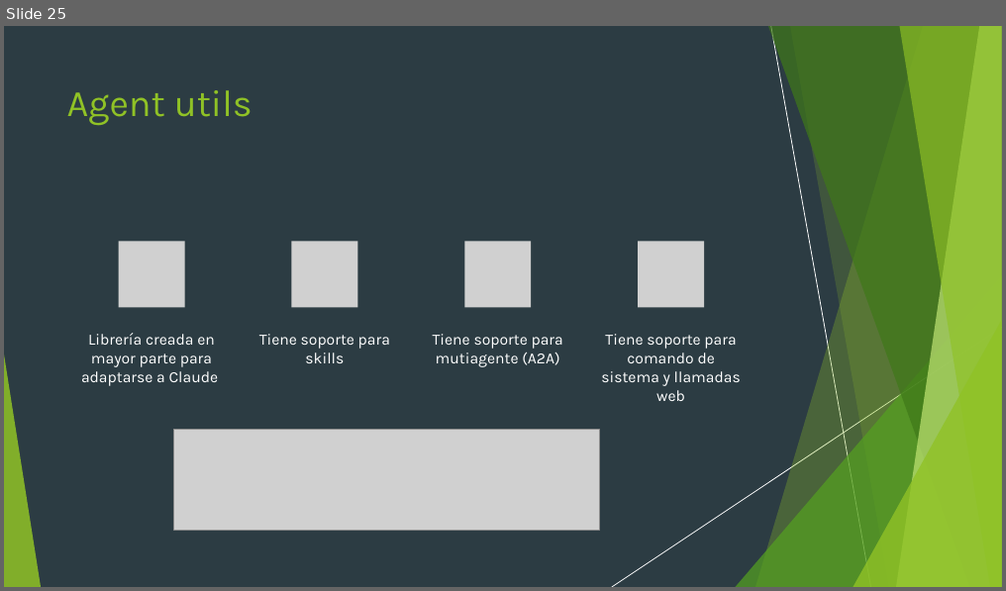
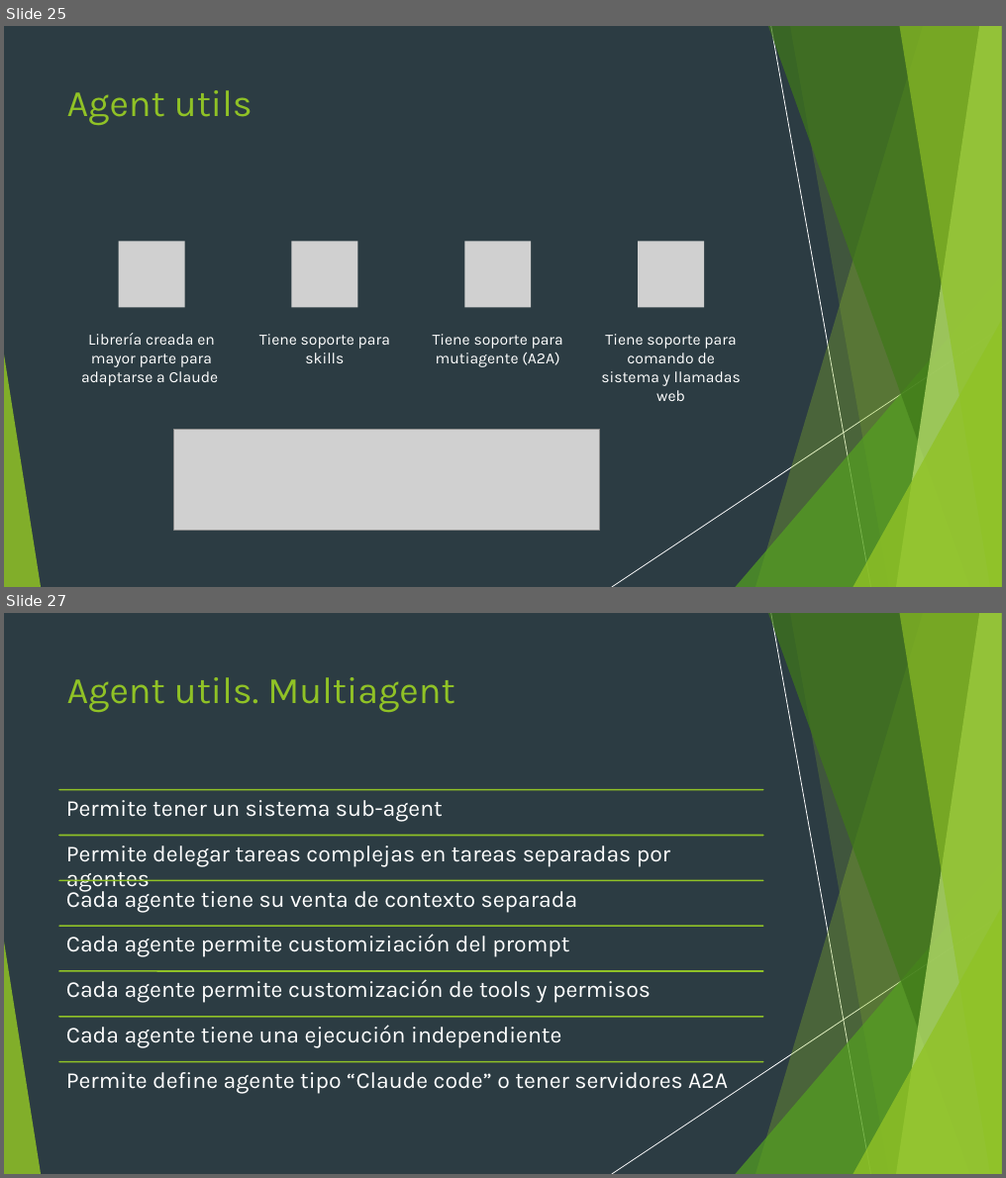
Before and after one commit to diegorufe/spring-ai-pocs, a slide deck: Presentación.pptx. Shown one above the other, each under a label of ours: slide 25 before the commit, slides 25 and 27 after it; the slides between them are not shown. The pictures are 1006x591 and 1006x1178 pixels, drawn with LibreOffice and Linux fonts; fonts in the diff are those of the drawing; grey boxes stand for pictures. Boxes give left, top, right and bottom in pixels: in the first picture for what was removed or moved away, otherwise in the second. Text is boxed around its words. In the diff, an @@ line names an element or a change of style, - is before the commit and + after.

Commit message:
feat: doc agent utils

```diff
--- a/Presentación.pptx
+++ b/Presentación.pptx
@@ slide 27 added at bbox=[4, 613, 1002, 1174], background #2C3C43; not listed: 10 template elements that a slide beside it also shows @@
@@ rectangle added at bbox=[4, 613, 1002, 1174], fill #2C3C43 @@
@@ title added at bbox=[67, 677, 454, 712], 36 pt, text #90C226 @@
+Agent utils. Multiagent
@@ group added at bbox=[4, 613, 1002, 1174]: 5 freeform shapes, 3 triangles, 2 lines @@
@@ group added at bbox=[59, 789, 763, 1094]: 7 lines, 7 texts @@
+Permite tener un sistema sub-agent
+Permite delegar tareas complejas en tareas separadas por agentes
+Cada agente tiene su venta de contexto separada
+Cada agente permite customiziación del prompt
+Cada agente permite customización de tools y permisos
+Cada agente tiene una ejecución independiente
+Permite define agente tipo “Claude code” o tener servidores A2A
```
Also in this commit, not shown: 4 other slides added.
